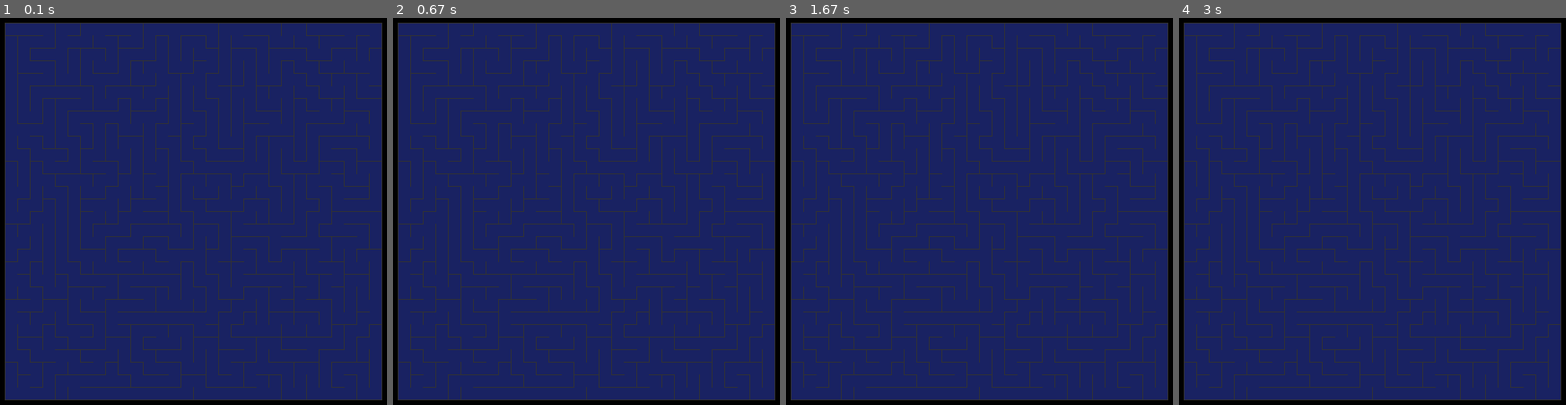
Above: before the commit, frames 1-4 (left to right).
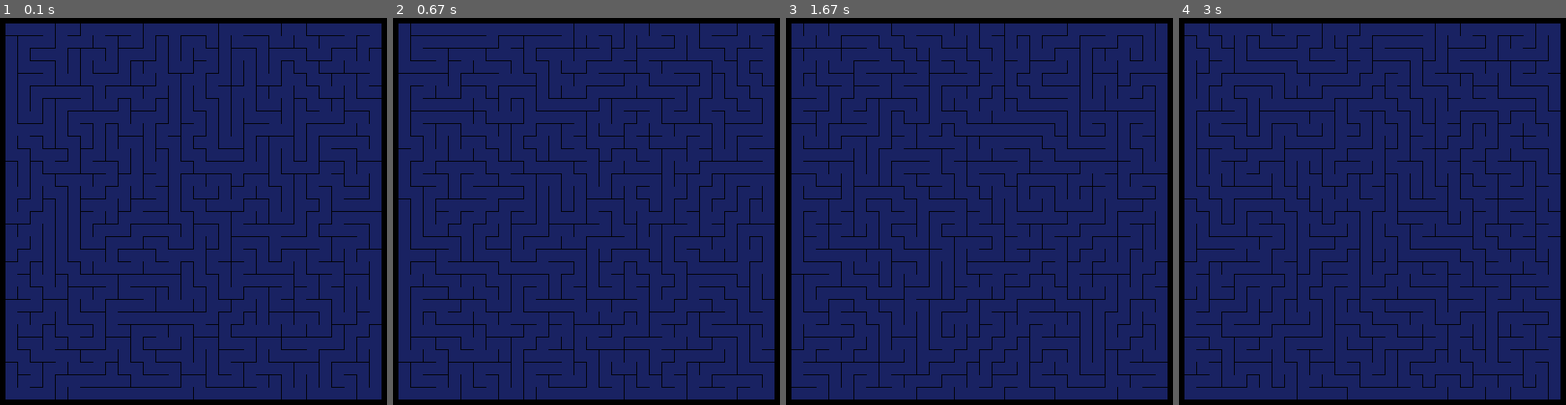
Above: after the commit, the same moments.

Repository: jrome5/python_projects
Game: pygame game, started from maze_solvers/maze_sim.py
Same seed, same stepped clock (60 frames per second), same inputs: the game is played once before the commit and once after it.
Inputs:
- Up to frame 1 (0.1 s): no input
- Up to frame 2 (0.67 s): hold M from 0.33 s (still down)
- Up to frame 3 (1.67 s): release M at 0.8 s; hold M 0.83-1.3 s; tap M at 1.33 s
- Up to frame 4 (3 s): hold M 1.67-2.13 s; tap M at 2.17 s

The runs differ from the first frame. In frame 1, 6.3% of the frame differs, in the area x 1-99%, y 1-99%; in frame 2, 9.0%; in frame 3, 9.1%; in frame 4, 8.9%.

Commit message:
Refactor the maze generator file to avoid global variables

Diff:
--- a/maze_solvers/graph.py
+++ b/maze_solvers/graph.py
@@ -55,3 +55,10 @@
 
     def get_vertices(self):
         return self.vert_dict.keys()
+
+    def printAllConnections(self):
+        for v in self.vert_dict:
+            for w in v.get_connections():
+                vid = v.get_id()
+                wid = w.get_id()
+                print('( %s , %s, %3d)'  % ( vid, wid, v.get_weight(w)))
--- a/maze_solvers/maze_sim.py
+++ b/maze_solvers/maze_sim.py
@@ -3,52 +3,36 @@
 import random
 from graph import *
 
-def makeGrid(grid, size):
+def makeGrid(screen, size, padding, width, thickness):
+  grid = []
+  graph = Graph()
   cell_id = 0
   for row in range(size):
     for col in range(size):
-      x = (col * w)+ padding
-      y = (row * w) + padding
-      pointslist = (x, y, w, w)
+      x = (col * width)+ padding
+      y = (row * width) + padding
+      pointslist = (x, y, width, width)
       pygame.draw.rect(screen, grey, pointslist)                               # inner cell
-      pygame.draw.line(screen, dark_grey, [x, y], [x + w, y], thickness)           # top of cell
-      pygame.draw.line(screen, dark_grey, [x + w, y], [x + w, y + w], thickness)   # right of cell
-      pygame.draw.line(screen, dark_grey, [x + w, y + w], [x, y + w], thickness)   # bottom of cell
-      pygame.draw.line(screen, dark_grey, [x, y + w], [x, y], thickness)           # left of cell
+      pygame.draw.line(screen, black, [x, y], [x + width, y], thickness)           # top of cell
+      pygame.draw.line(screen, black, [x + width, y], [x + width, y + width], thickness)   # right of cell
+      pygame.draw.line(screen, black, [x + width, y + width], [x, y + width], thickness)   # bottom of cell
+      pygame.draw.line(screen, black, [x, y + width], [x, y], thickness)           # left of cell
       grid.append((x,y))
       cell = Vertex(cell_id)
       cell.set_position(x, y)
       graph.add_vertex(cell)
   pygame.display.update()
-  return grid
-
-def push_up(x, y):
-    pygame.draw.rect(screen, blue, (x + 1, y - w + 1, w - thickness, (2*w)-thickness), 0)         # draw a rectangle twice the width of the cell
-
-def push_down(x, y):
-    pygame.draw.rect(screen, blue, (x +  1, y + 1, w-thickness, (2*w)-thickness), 0)
-
-def push_left(x, y):
-    pygame.draw.rect(screen, blue, (x - w +1, y +1, (2*w)-thickness, w - thickness), 0)
+  return grid, graph
 
 
-def push_right(x, y):
-    pygame.draw.rect(screen, blue, (x +1, y +1, (2*w)-thickness, w - thickness), 0)
-
-
-def single_cell( x, y):
-    pygame.draw.rect(screen, red, (x +1, y +1, w-thickness-1, w-thickness-1), 0)          # draw a single width cell
-
-
-def backtracking_cell(x, y):
-    pygame.draw.rect(screen, blue, (x +1, y +1, w-thickness-1, w-thickness-1), 0)        # used to re-colour the path after single_cell
-
-
-def generateMaze(start_point, size, animate=True):
+def generateMaze(screen, grid, graph, start_point, size, width, thickness, animate=True):
+    stack = []
+    cell_stack = []
+    visited = []
     delay = 0.1/(size**2) if animate else 0
     x = start_point
     y = start_point
-    single_cell(x, y)                                              # starting positing of maze
+    pygame.draw.rect(screen, red, (x +1, y +1, width-thickness-1, width-thickness-1), 0)          # draw a single width cell
     stack.append((x,y))                                            # place starting cell into stack
     cell_stack.append(0)
     visited.append((x,y))                                          # add starting cell to visited list
@@ -56,19 +40,19 @@
     while len(stack) > 0:                                          # loop until stack is empty
         time.sleep(delay)                                            # slow program now a bit
         cell = []                                                  # define cell list
-        cell_right = (x + w, y)
+        cell_right = (x + width, y)
         if cell_right not in visited and cell_right in grid:       # right cell available?
             cell.append("right")                                   # if yes add to cell list
 
-        cell_left = (x - w, y)
+        cell_left = (x - width, y)
         if cell_left not in visited and cell_left in grid:       # left cell available?
             cell.append("left")
 
-        cell_above = (x, y + w)
+        cell_above = (x, y + width)
         if cell_above not in visited and cell_above in grid:     # down cell available?
             cell.append("down")
 
-        cell_below = (x, y - w)
+        cell_below = (x, y - width)
         if cell_below not in visited and cell_below in grid:      # up cell available?
             cell.append("up")
 
@@ -76,34 +60,35 @@
         if len(cell) > 0:                                          # check to see if cell list is empty
             cell_chosen = (random.choice(cell))                    # select one of the cell randomly
             if cell_chosen == "right":                             # if this cell has been chosen
+                pygame.draw.rect(screen, blue, (x +1, y +1, (2*width)-thickness, width - thickness), 0)
                 cell_chosen_id = cell_id + 1
-                push_right(x, y)                                   # call push_right function
-                x = x + w                                          # make this cell the current cell
+                x = x + width                                          # make this cell the current cell
                 visited.append((x, y))                              # add to visited list
                 stack.append((x, y))                                # place current cell on to stack
 
             elif cell_chosen == "left":
+                pygame.draw.rect(screen, blue, (x - width +1, y +1, (2*width)-thickness, width - thickness), 0)
                 cell_chosen_id = cell_id - 1
-                push_left(x, y)
-                x = x - w
+                x = x - width
                 visited.append((x, y))
                 stack.append((x, y))
 
             elif cell_chosen == "down":
+                pygame.draw.rect(screen, blue, (x +  1, y + 1, width-thickness, (2*width)-thickness), 0)
                 cell_chosen_id = cell_id + size
-                push_down(x, y)
-                y = y + w
+                y = y + width
                 visited.append((x, y))
                 stack.append((x, y))
 
             elif cell_chosen == "up":
+                # draw a rectangle twice the width of the cell
+                pygame.draw.rect(screen, blue, (x + 1, y - width + 1, width - thickness, (2*width)-thickness), 0)
                 cell_chosen_id = cell_id - size
-                push_up(x, y)
-                y = y - w
+                y = y - width
                 visited.append((x, y))
                 stack.append((x, y))
 
-            graph.add_edge(cell_id, cell_chosen_id)
+            graph.add_edge(cell_id, cell_chosen_id, 1)
             cell_id = cell_chosen_id
             cell_stack.append(cell_chosen_id)
             if animate:
@@ -111,52 +96,50 @@
         else:
             x, y = stack.pop()                                    # if no cells are available pop one from the stack
             cell_id = cell_stack.pop()
-            single_cell(x, y)                                     # use single_cell function to show backtracking image
+            pygame.draw.rect(screen, red, (x +1, y +1, width-thickness-1, width-thickness-1), 0)          # draw a single width cell
             time.sleep(delay)                                       # slow program down a bit
-            backtracking_cell(x, y)                               # change colour to green to identify backtracking path
+            pygame.draw.rect(screen, blue, (x +1, y +1, width-thickness-1, width-thickness-1), 0)        # used to re-colour the path after single_cell
+
+#GUI colors
+black = [0,0,0]
+grey = [150,150,150]
+blue = [25,34,98]
+red = [255, 50, 50]
 
 
+def main():
+    width = 500
+    height = 500
+    pygame.init()
+    screen = pygame.display.set_mode((width, height))
+    clock = pygame.time.Clock()
+    font = pygame.font.SysFont(None, 48)
+    pygame.display.set_caption("Maze Generator")
 
-width = 500
-height = 500
-pygame.init()
-screen = pygame.display.set_mode((width, height))
-clock = pygame.time.Clock()
-black = [0,0,0]
-grey = [150,150,150]
-dark_grey = [50,50,50]
-blue = [25,34,98]
-red = [255, 50, 50]
-font = pygame.font.SysFont(None, 48)
-pygame.display.set_caption("Maze Generator")
+    grid_size = 30
+    FPS = 30
+    padding = 10
+    cell_thickness = 1
+    cell_width = (width-(padding*2))/grid_size
 
-grid = []
-stack = []
-cell_stack = []
-visited = []
-grid_size = 30
-FPS = 30
-padding = 10
-thickness = 1
-w = (width-(padding*2))/grid_size
-graph = Graph()
-grid = makeGrid(grid, grid_size)
-generateMaze(padding, grid_size, False)
-for v in graph:
-        for w in v.get_connections():
-            vid = v.get_id()
-            wid = w.get_id()
-            print('( %s , %s, %3d)'  % ( vid, wid, v.get_weight(w)))
-pygame.display.update()
+    grid, graph = makeGrid(screen, grid_size, padding, cell_width, cell_thickness)
+    generateMaze(screen, grid, graph, padding, grid_size, cell_width, cell_thickness, False)
+    pygame.display.update()
 
-running = True
-while running:
-    clock.tick(FPS)
-    for event in pygame.event.get():
-        if event.type == pygame.QUIT:
-          running = False
-        if event.type == pygame.KEYDOWN and event.key == pygame.K_ESCAPE:
-          running = False
-        while event.type == pygame.KEYDOWN and event.key == pygame.K_p:
-        	makeGrid()
-pygame.quit()
+    running = True
+    while running:
+        clock.tick(FPS)
+        for event in pygame.event.get():
+            if event.type == pygame.QUIT:
+              running = False
+            if event.type == pygame.KEYDOWN and event.key == pygame.K_ESCAPE:
+              running = False
+            if event.type == pygame.KEYDOWN and event.key == pygame.K_m:
+                print("New maze coming right up!")
+                grid, graph = makeGrid(screen, grid_size, padding, cell_width, cell_thickness)
+                generateMaze(screen, grid, graph, padding, grid_size, cell_width, cell_thickness, True)
+        pygame.display.update()
+    pygame.quit()
+
+if __name__ == '__main__':
+    main()
